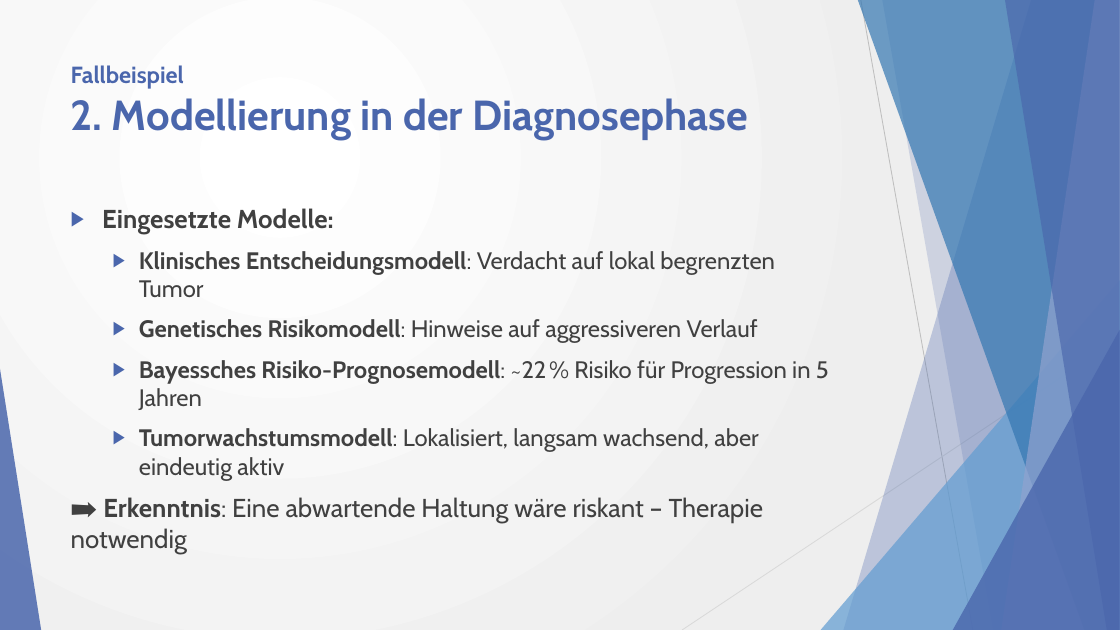
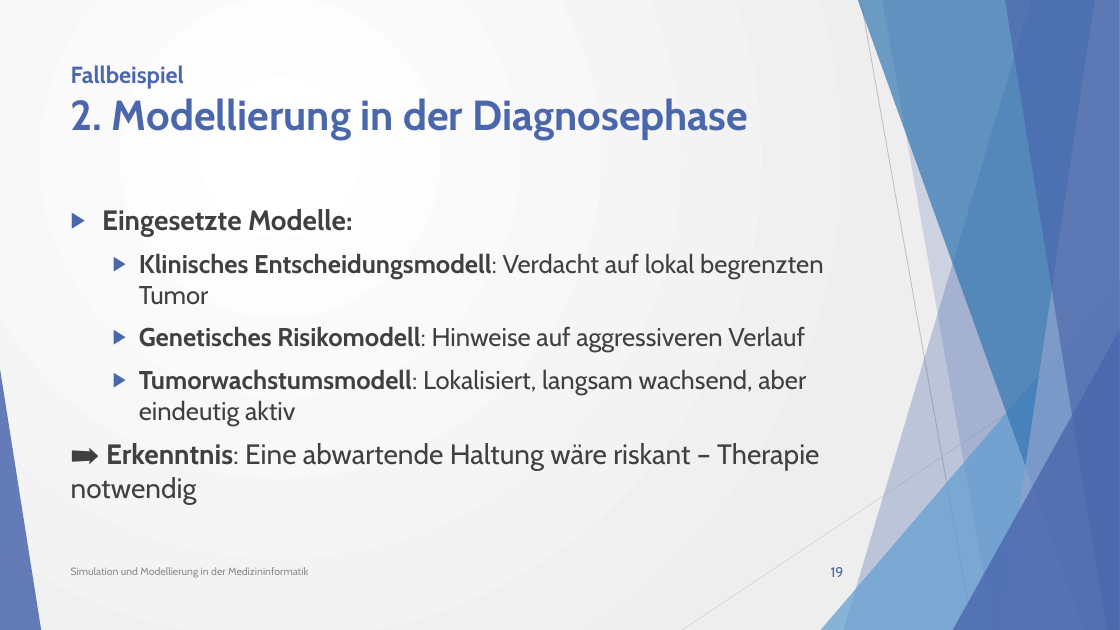
Before and after one commit to w0fl/w0fl, a slide deck: slide 19 of Simulation und Modellierung in der Medizininformatik_2.0.pptx. Drawn at 1120x630 pixels with LibreOffice and Linux fonts; fonts in the diff are those of the drawing. Boxes give left, top, right and bottom in pixels: in the first picture for what was removed or moved away, otherwise in the second. Text is boxed around its words. In the diff, an @@ line names an element or a change of style, - is before the commit and + after.

```diff
--- a/Simulation und Modellierung in der Medizininformatik_2.0.pptx
+++ b/Simulation und Modellierung in der Medizininformatik_2.0.pptx
@@ text "Eingesetzte Modelle:" at <box>71,209,823,505</box>: size 22.2 to 24 pt in "Eingesetzte Modelle:", "➡ Erkenntnis: Eine abwartende Haltung wäre riskant ..."; size 20.4 to 22 pt in "Klinisches Entscheidungsmodell: Verdacht auf lokal begrenzte ...", "Genetisches Risikomodell: Hinweise auf aggressiveren Verlauf", "Tumorwachstumsmodell: Lokalisiert, langsam wachsend, aber ei ..." @@
@@ text at <box>139,360,829,410</box>: paragraph removed @@
-  ▶ Bayessches Risiko-Prognosemodell: ~22 % Risiko für Progression in 5 Jahren
@@ text added at <box>71,567,308,578</box>, 9 pt, text #8C8C8C @@
+Simulation und Modellierung in der Medizininformatik
@@ page number added at <box>831,567,844,577</box>, 12 pt, text #4A66AC @@
+19
```
Also in this commit, not shown: 22 other slides changed, 5 other files.
